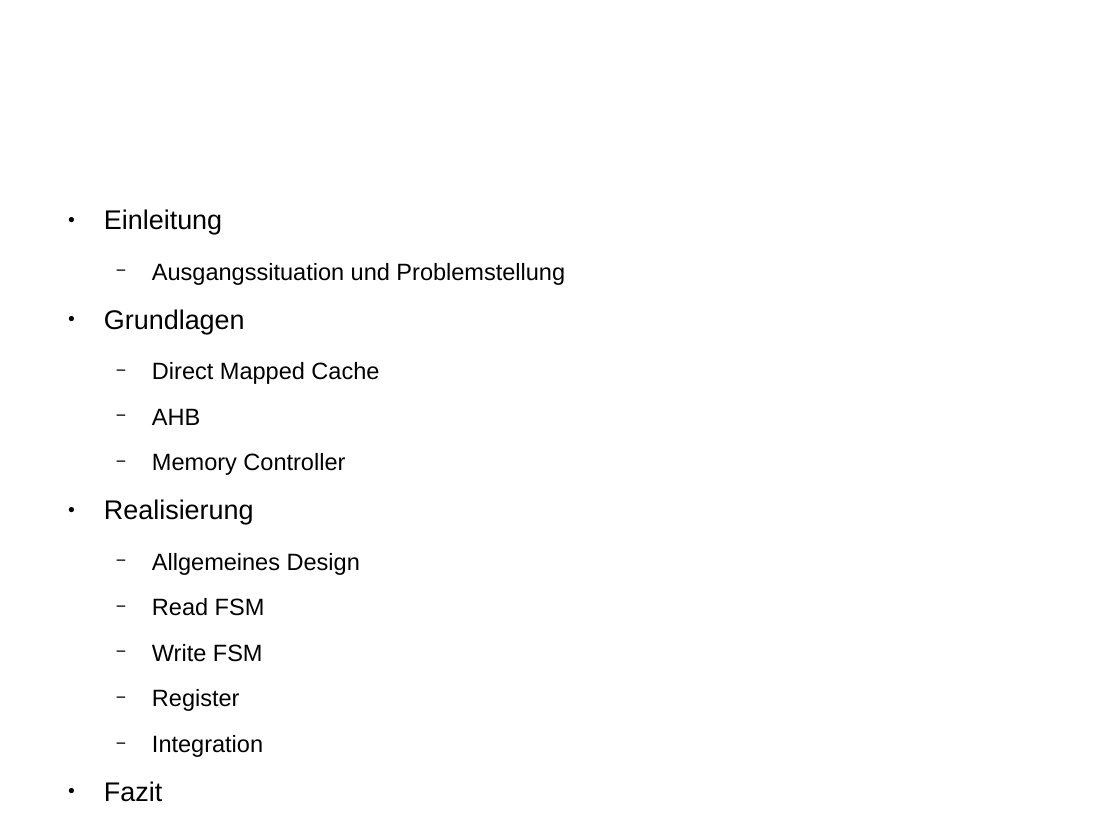
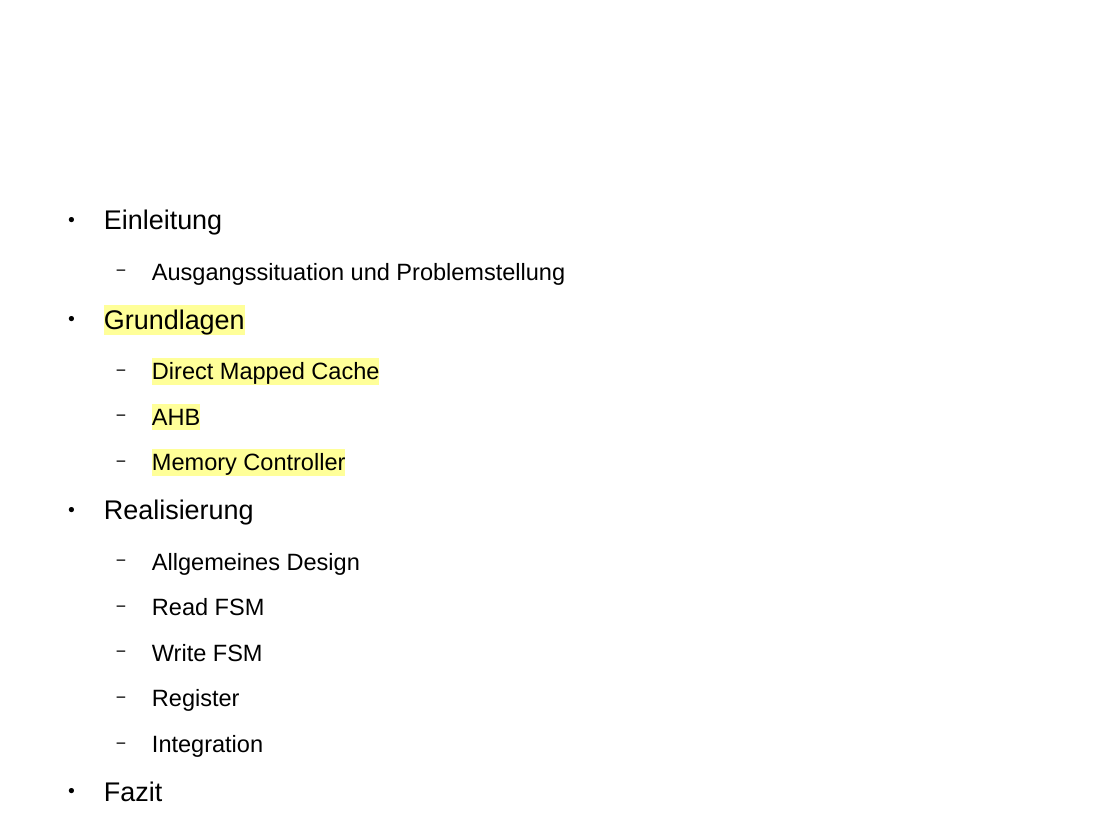
Before and after one commit to mox-mox/res, a slide deck: slide 5 of project/res-presentation.odp. Drawn at 1120x840 pixels with LibreOffice and Linux fonts; fonts in the diff are those of the drawing; background and template pictures are left out. Boxes give left, top, right and bottom in pixels: in the first picture for what was removed or moved away, otherwise in the second. Text is boxed around its words. In the diff, an @@ line names an element or a change of style, - is before the commit and + after.

```diff
--- a/project/res-presentation.odp
+++ b/project/res-presentation.odp
@@ text at box(104, 309, 379, 475): highlight none to #FFFF99 in "Grundlagen", "Direct Mapped Cache", "AHB", "Memory Controller" @@
```
Also in this commit, not shown: 8 other slides changed, 1 other file.
